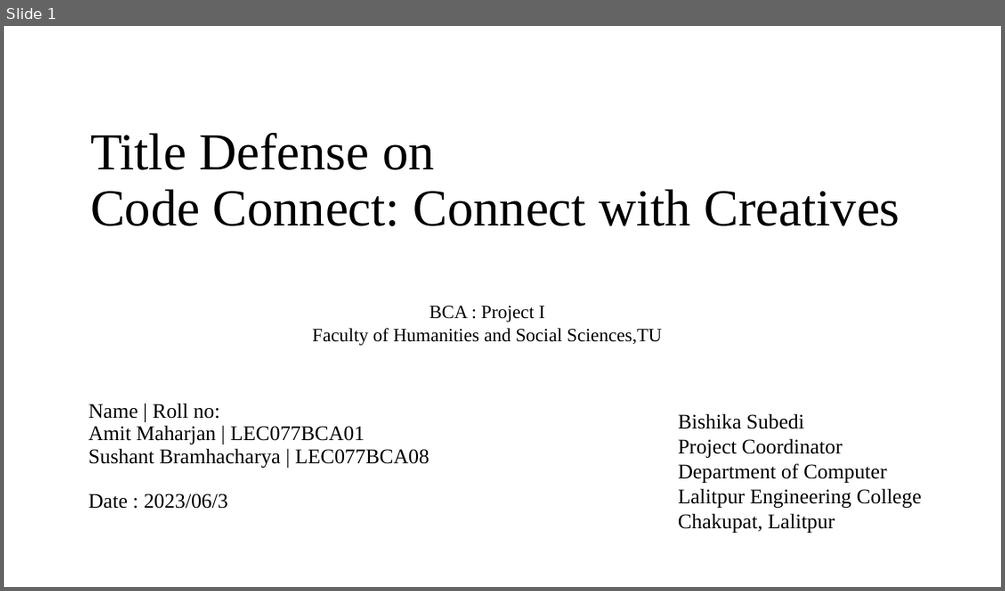
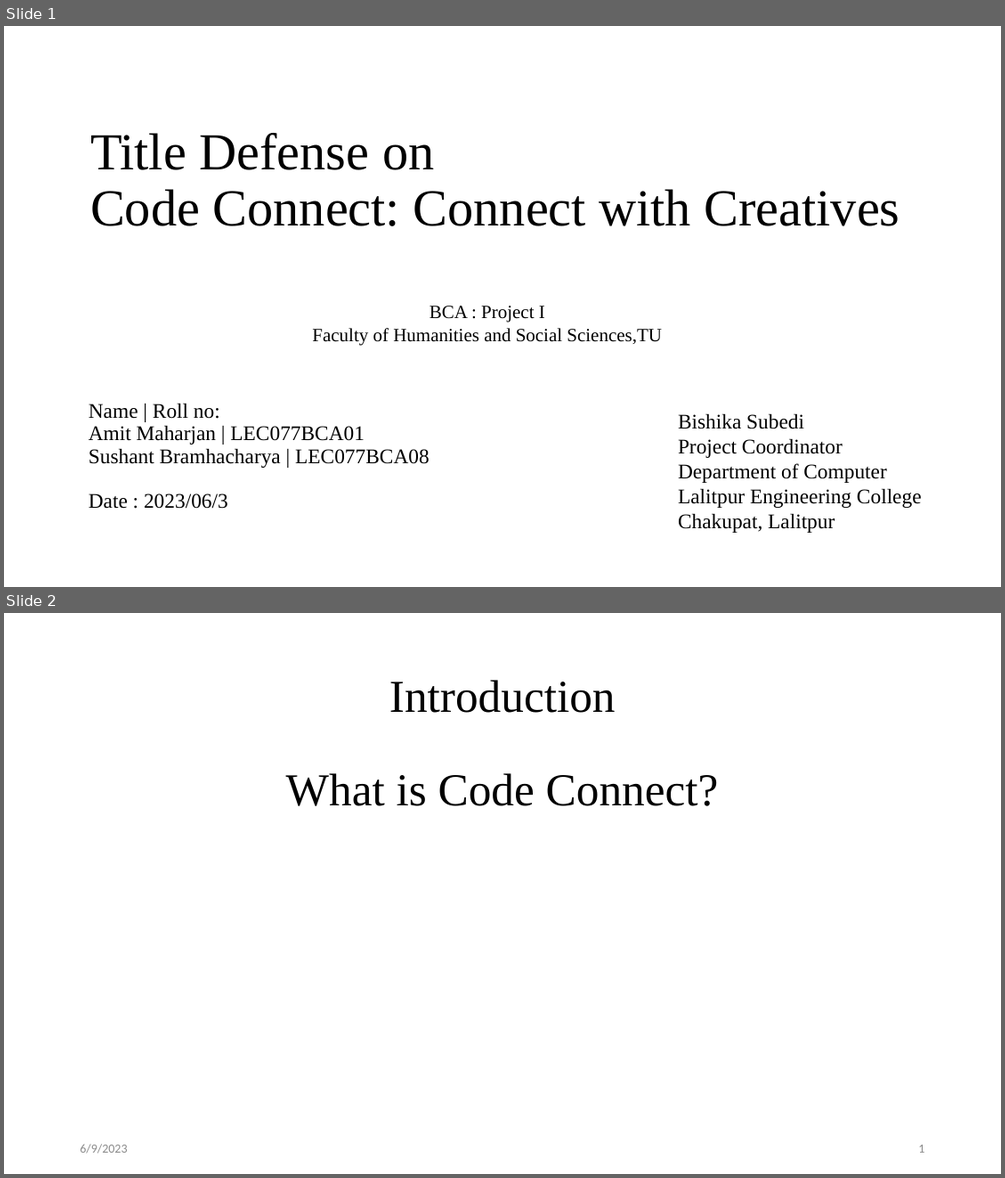
Before and after one commit to sushantbramhacharya/CodeConnect, a slide deck: Defense of Project Slides.pptx. Shown one above the other, each under a label of ours: slide 1 before the commit, slides 1 and 2 after it. The pictures are 1005x591 and 1005x1178 pixels, drawn with LibreOffice and Linux fonts; fonts in the diff are those of the drawing. Boxes give left, top, right and bottom in pixels: in the first picture for what was removed or moved away, otherwise in the second. Text is boxed around its words. In the diff, an @@ line names an element or a change of style, - is before the commit and + after.

```diff
--- a/Defense of Project Slides.pptx
+++ b/Defense of Project Slides.pptx
@@ slide 2 added at box(4, 613, 1001, 1174), background #FFFFFF @@
@@ title added at box(389, 680, 615, 713), 44 pt, text #000000 @@
+Introduction
@@ text added at box(286, 773, 719, 806), 44 pt, text #000000 @@
+What is Code Connect?
@@ text added at box(80, 1143, 127, 1153), 12 pt, text #8C8C8C @@
+6/9/2023
@@ page number added at box(918, 1144, 924, 1152), 12 pt, text #8C8C8C @@
+1
```
Also in this commit, not shown: 10 slides changed, 12 other slides added, 8 other files.
